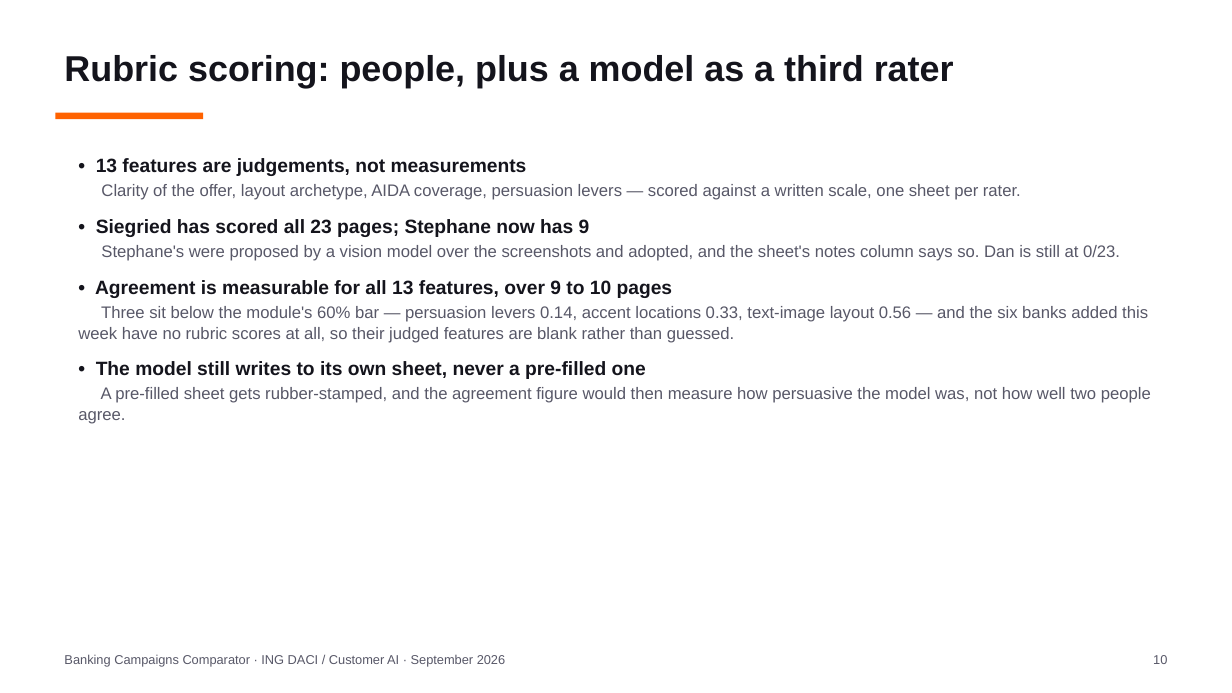
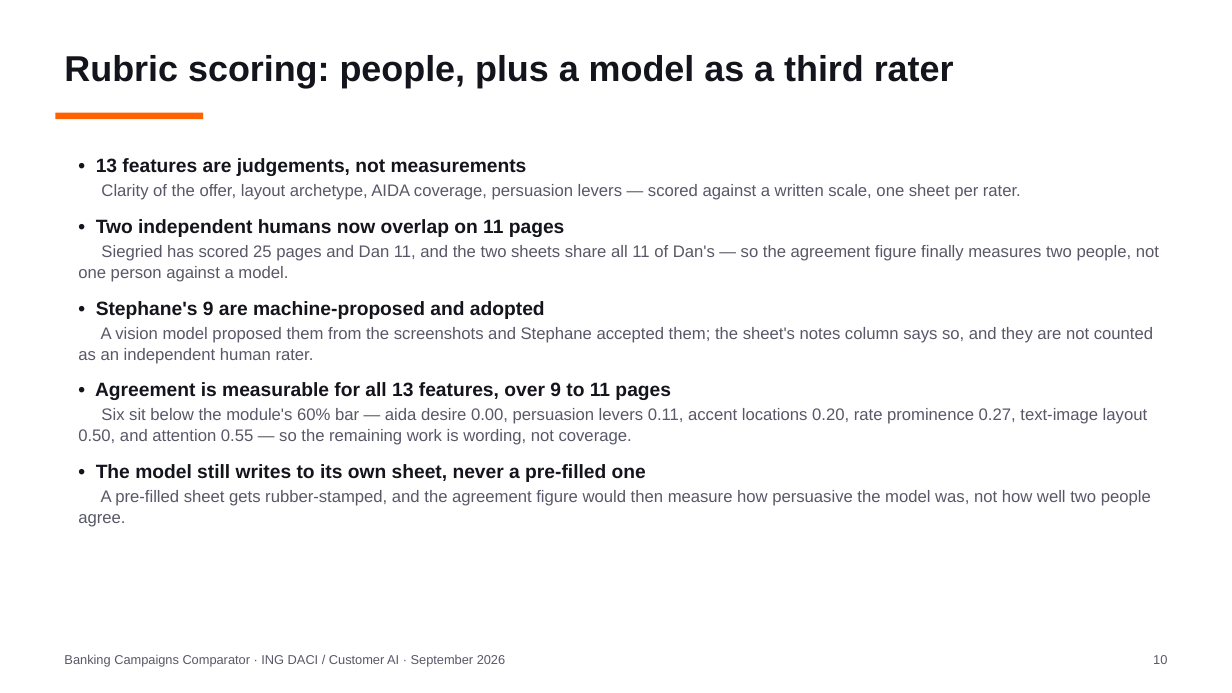
Before and after one commit to Siegried81/ing-usecase, a slide deck: slide 10 of docs/Banking_Campaigns_Comparator.pptx. Drawn at 1232x693 pixels with LibreOffice and Linux fonts; fonts in the diff are those of the drawing. Boxes give left, top, right and bottom in pixels: in the first picture for what was removed or moved away, otherwise in the second. Text is boxed around its words. In the diff, an @@ line names an element or a change of style, - is before the commit and + after.

```diff
--- a/docs/Banking_Campaigns_Comparator.pptx
+++ b/docs/Banking_Campaigns_Comparator.pptx
@@ text at [78, 219, 1159, 445]: text changed @@
-• Siegried has scored all 23 pages; Stephane now has 9
-Stephane's were proposed by a vision model over the screenshots and adopted, and the sheet's notes column says so. Dan is still at 0/23.
-• Agreement is measurable for all 13 features, over 9 to 10 pages
-Three sit below the module's 60% bar — persuasion levers 0.14, accent locations 0.33, text-image layout 0.56 — and the six banks added this week have no rubric scores at all, so their judged features are blank rather than guessed.
+• Two independent humans now overlap on 11 pages
+Siegried has scored 25 pages and Dan 11, and the two sheets share all 11 of Dan's — so the agreement figure finally measures two people, not one person against a model.
+• Stephane's 9 are machine-proposed and adopted
+A vision model proposed them from the screenshots and Stephane accepted them; the sheet's notes column says so, and they are not counted as an independent human rater.
+• Agreement is measurable for all 13 features, over 9 to 11 pages
+Six sit below the module's 60% bar — aida desire 0.00, persuasion levers 0.11, accent locations 0.20, rate prominence 0.27, text-image layout 0.50, and attention 0.55 — so the remaining work is wording, not coverage.
```
Also in this commit, not shown: 6 other slides changed, 7 slides added, 8 other files.
